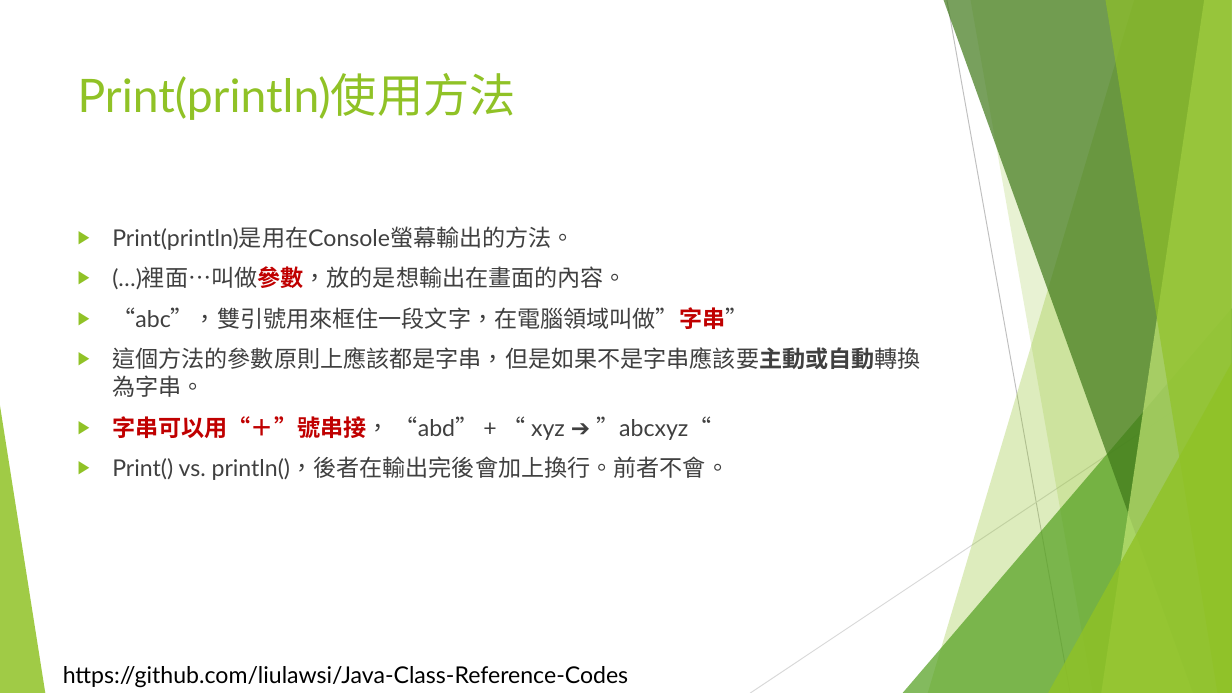
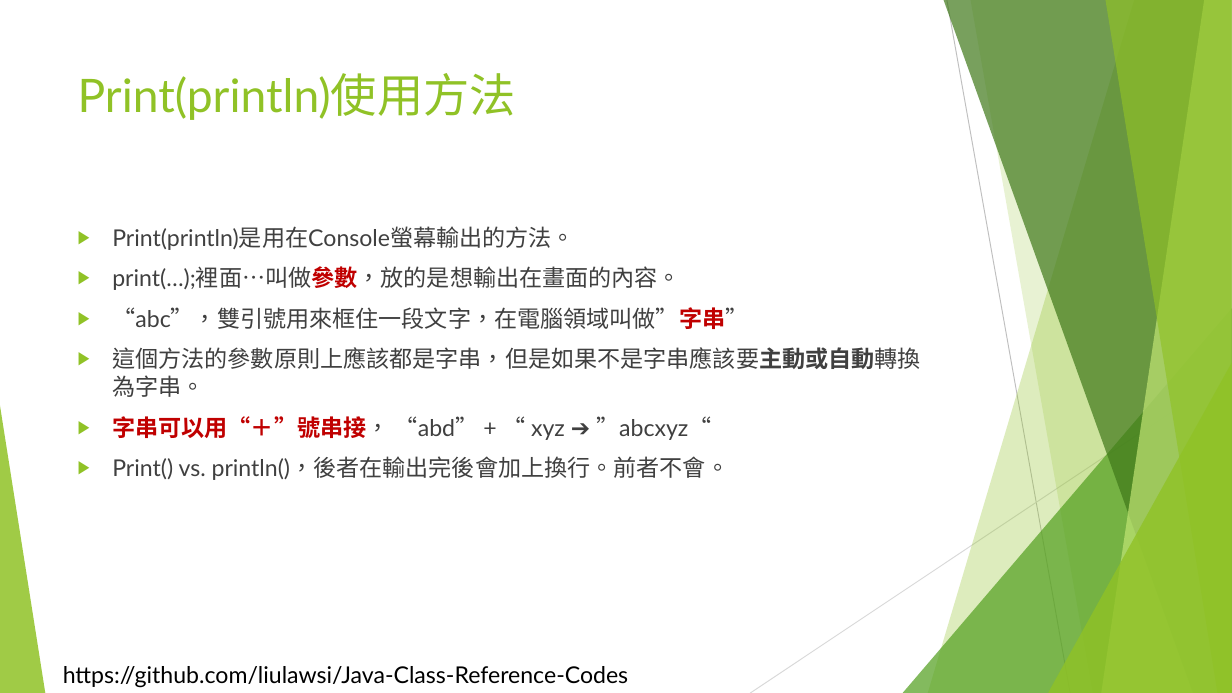
Before and after one commit to liulawsi/My_PPTs, a slide deck: slide 15 of LCC/Java/01_初嘗Java咖啡_HelloWorld.pptx. Drawn at 1232x693 pixels with LibreOffice and Linux fonts; fonts in the diff are those of the drawing; background and template pictures are left out. Boxes give left, top, right and bottom in pixels: in the first picture for what was removed or moved away, otherwise in the second. Text is boxed around its words. In the diff, an @@ line names an element or a change of style, - is before the commit and + after.

```diff
--- a/LCC/Java/01_初嘗Java咖啡_HelloWorld.pptx
+++ b/LCC/Java/01_初嘗Java咖啡_HelloWorld.pptx
@@ text at (x1=112, y1=266, x2=681, y2=290): text changed @@
-▶ (…)裡面…叫做參數，放的是想輸出在畫面的內容。
+▶ print(…);裡面…叫做參數，放的是想輸出在畫面的內容。
```
Also in this commit, not shown: 5 other slides changed, 1 other file.
